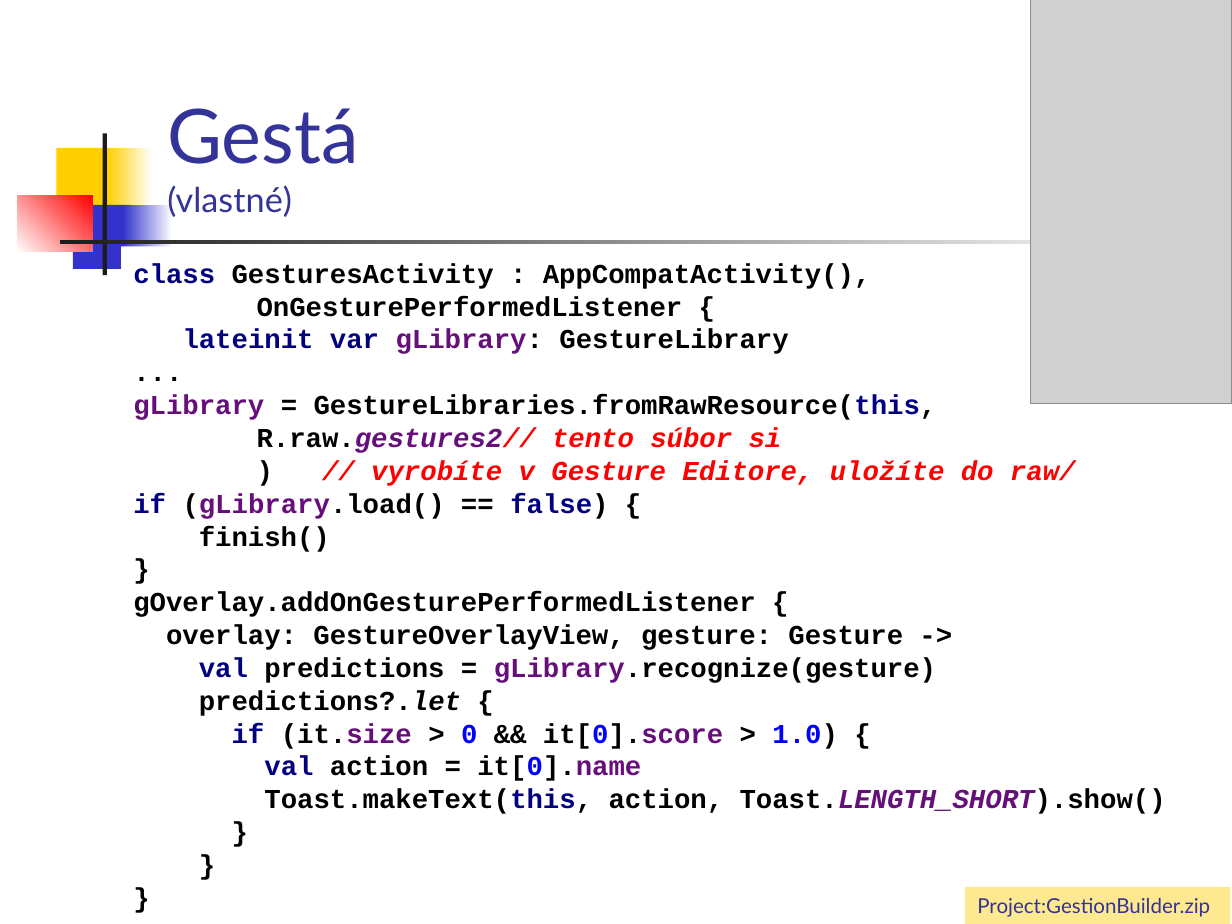
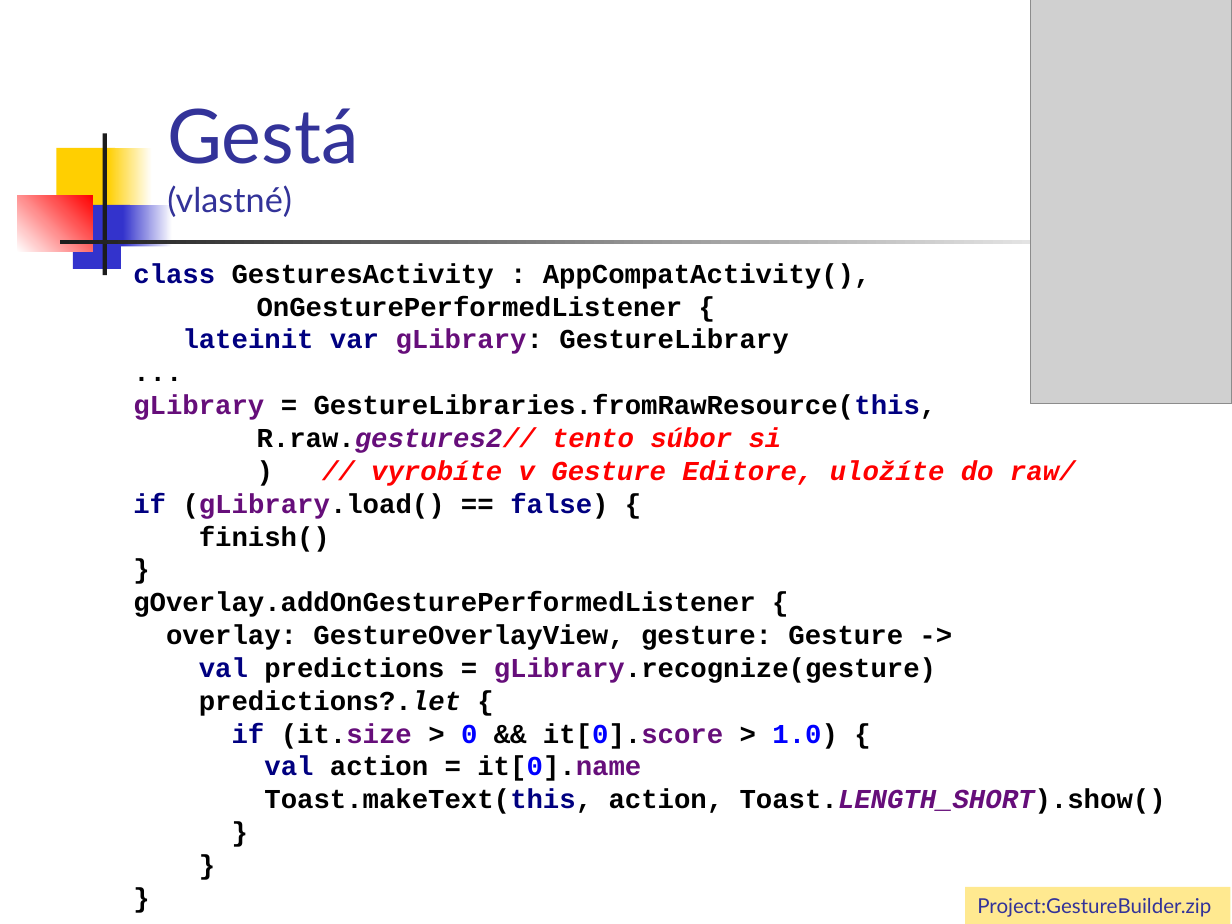
Before and after one commit to vmandro/Prednasky, a slide deck: slide 49 of 04/04_Android.ppt (slide 41 before the commit). Drawn at 1232x924 pixels with LibreOffice and Linux fonts; fonts in the diff are those of the drawing; grey boxes stand for pictures. Boxes give left, top, right and bottom in pixels: in the first picture for what was removed or moved away, otherwise in the second. Text is boxed around its words. In the diff, an @@ line names an element or a change of style, - is before the commit and + after.

```diff
--- a/04/04_Android.ppt
+++ b/04/04_Android.ppt
@@ text in rectangle at (977, 898, 1211, 917): text changed @@
-Project:GestionBuilder.zip
+Project:GestureBuilder.zip
```
Also in this commit, not shown: 19 other slides changed, 8 slides added, 3 other files.
